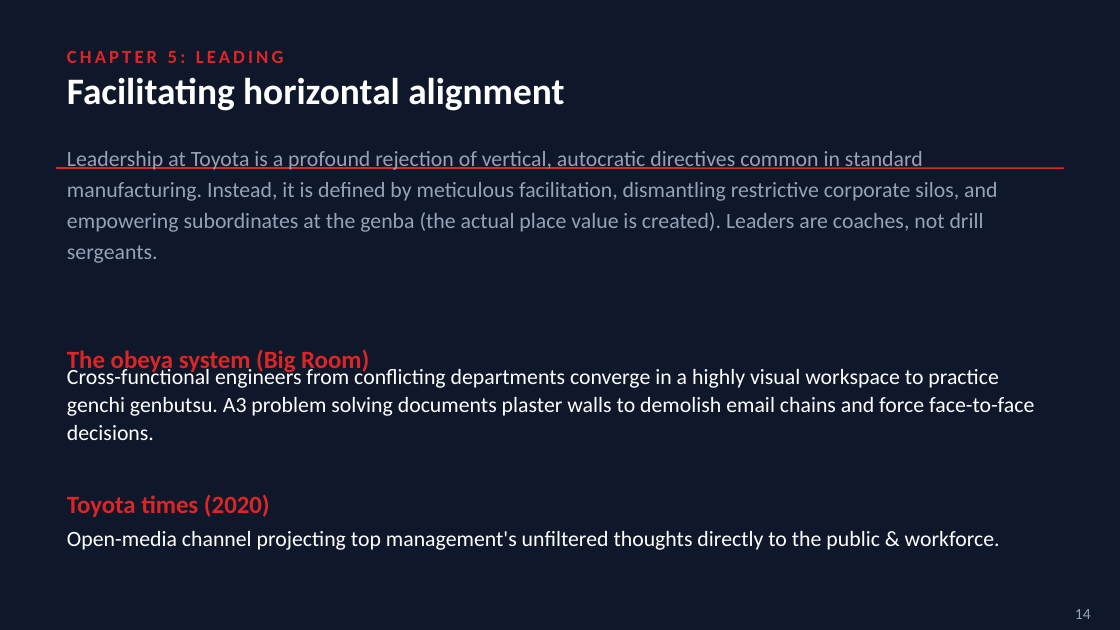
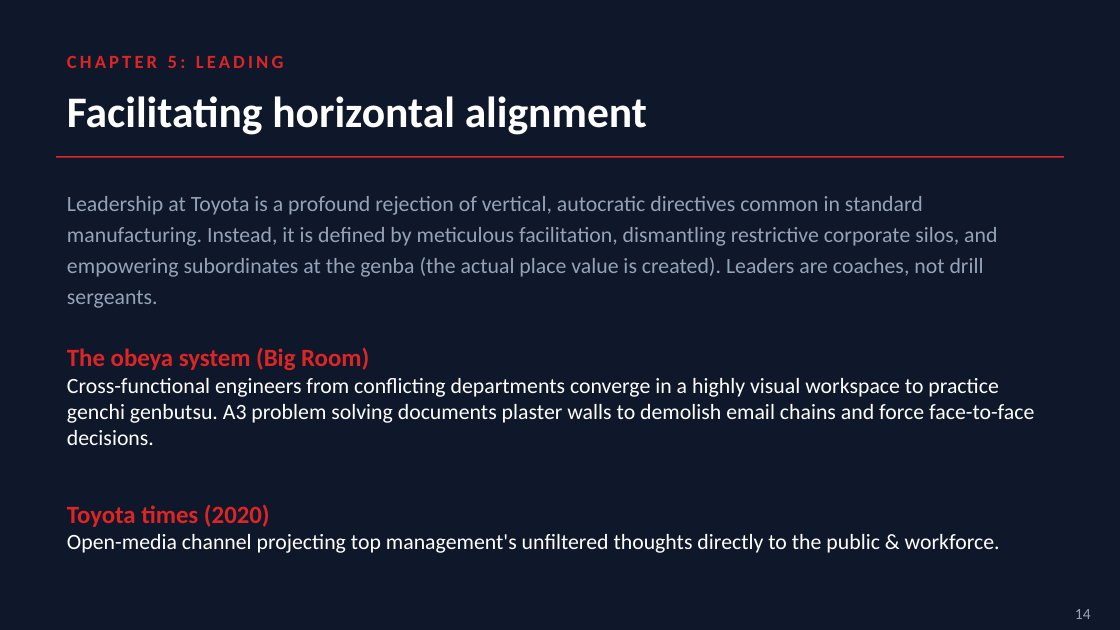
Before and after one commit to paymybills/EOMPresentation, a slide deck: slide 14 of EOM_Presentation.pptx. Drawn at 1120x630 pixels with LibreOffice and Linux fonts; fonts in the diff are those of the drawing. Boxes give left, top, right and bottom in pixels: in the first picture for what was removed or moved away, otherwise in the second. Text is boxed around its words. In the diff, an @@ line names an element or a change of style, - is before the commit and + after.

```diff
--- a/EOM_Presentation.pptx
+++ b/EOM_Presentation.pptx
@@ text "Facilitating horizontal alignment": place and size @@
-text "Facilitating horizontal alignment" at [67,77,564,111]
+text "Facilitating horizontal alignment" at [67,96,647,135]
@@ text "Facilitating horizontal alignment" at [67,96,647,135]: size 24 to 28 pt; vertical alignment middle to top @@
@@ text "Leadership at Toyota is a ...": place and size @@
-text "Leadership at Toyota is a ..." at [67,151,997,263]
+text "Leadership at Toyota is a ..." at [67,196,997,308]
@@ line moved from (56, 168) - (1064, 168) to (56, 157) - (1064, 157) @@
@@ text at [67,347,1034,445]: text changed @@
-Cross-functional engineers from conflicting departments converge in a highly visual workspace to practice genchi genbutsu. A3 problem solving documents plaster walls to demolish email chains and force face-to-face decisions.
+The obeya system (Big Room)
+Cross-functional engineers from conflicting departments converge in a highly visual workspace to practice genchi genbutsu. A3 problem solving documents plaster walls to demolish email chains and force face-to-face decisions.
@@ text removed at [67,349,369,374] @@
-The obeya system (Big Room)
@@ vertical alignment middle to top in 4 elements at [67,56,284,68], [67,196,997,308], [67,347,1034,445], [67,504,1000,553] @@
@@ text at [67,504,1000,553]: text changed @@
-Open-media channel projecting top management's unfiltered thoughts directly to the public & workforce.
+Toyota times (2020)
+Open-media channel projecting top management's unfiltered thoughts directly to the public & workforce.
@@ text removed at [67,494,270,517] @@
-Toyota times (2020)
```
Also in this commit, not shown: 16 other slides changed, 1 other file.
